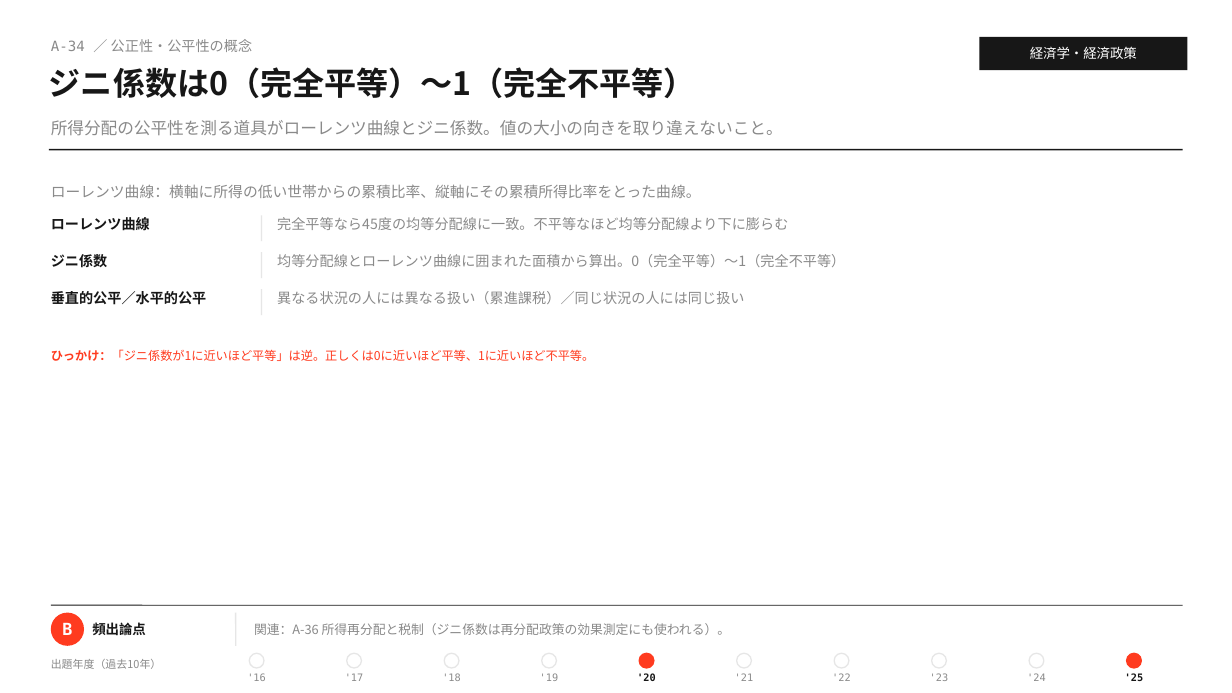
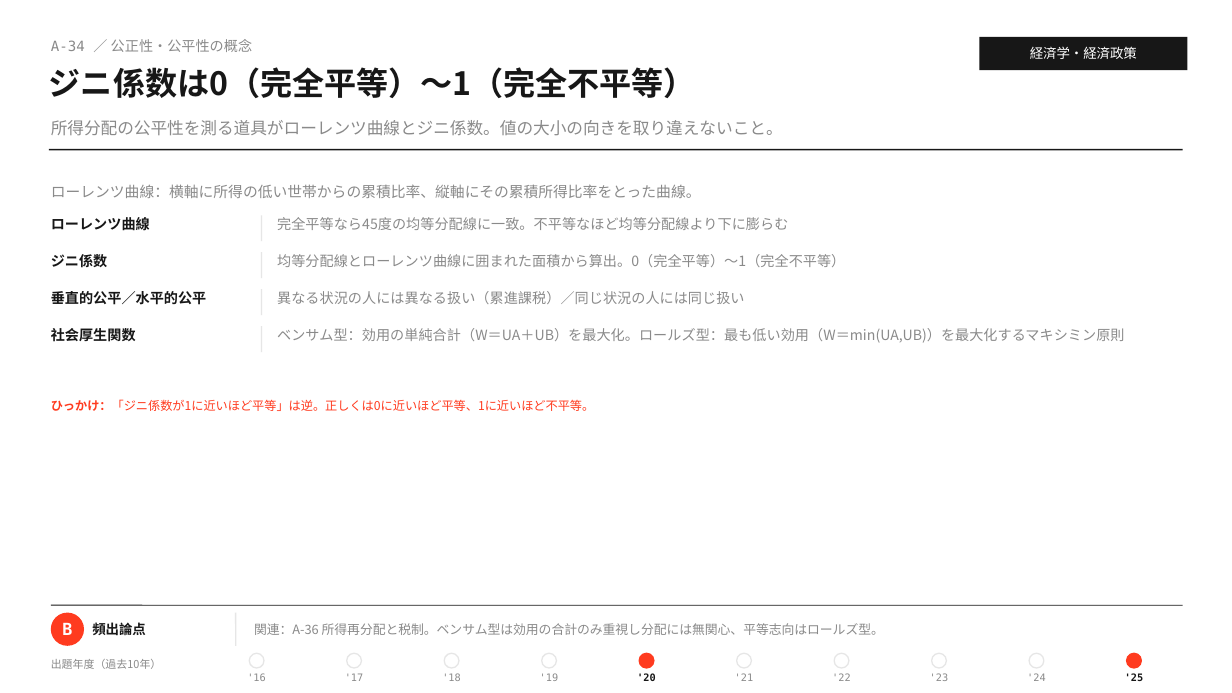
Before and after one commit to MasatoshiSano/SMEC, a slide deck: slide 51 of slides/1st_stage/A_economics.pptx. Drawn at 1232x693 pixels with LibreOffice and Linux fonts; fonts in the diff are those of the drawing. Boxes give left, top, right and bottom in pixels: in the first picture for what was removed or moved away, otherwise in the second. Text is boxed around its words. In the diff, an @@ line names an element or a change of style, - is before the commit and + after.

```diff
--- a/slides/1st_stage/A_economics.pptx
+++ b/slides/1st_stage/A_economics.pptx
@@ text added at (x1=51, y1=328, x2=136, y2=341), 11 pt, text #171717, bold @@
+社会厚生関数
@@ line added from (262, 326) to (262, 352), #E6E6E6 1 pt @@
@@ text added at (x1=277, y1=328, x2=1124, y2=343), 11 pt, text #8A8A8A @@
+ベンサム型：効用の単純合計（W＝UA＋UB）を最大化。ロールズ型：最も低い効用（W＝min(UA,UB)）を最大化するマキシミン原則
@@ text "ひっかけ：「ジニ係数が1に近いほど平等」は逆。正しくは0に近いほど平等、1に近いほど不平等。" moved from (x1=51, y1=349, x2=594, y2=361) to (x1=51, y1=399, x2=594, y2=411) @@
@@ text at (x1=254, y1=623, x2=884, y2=635): text changed @@
-関連：A-36 所得再分配と税制（ジニ係数は再分配政策の効果測定にも使われる）。
+関連：A-36 所得再分配と税制。ベンサム型は効用の合計のみ重視し分配には無関心、平等志向はロールズ型。
```
Also in this commit, not shown: 12 other slides changed, 3 other files.
